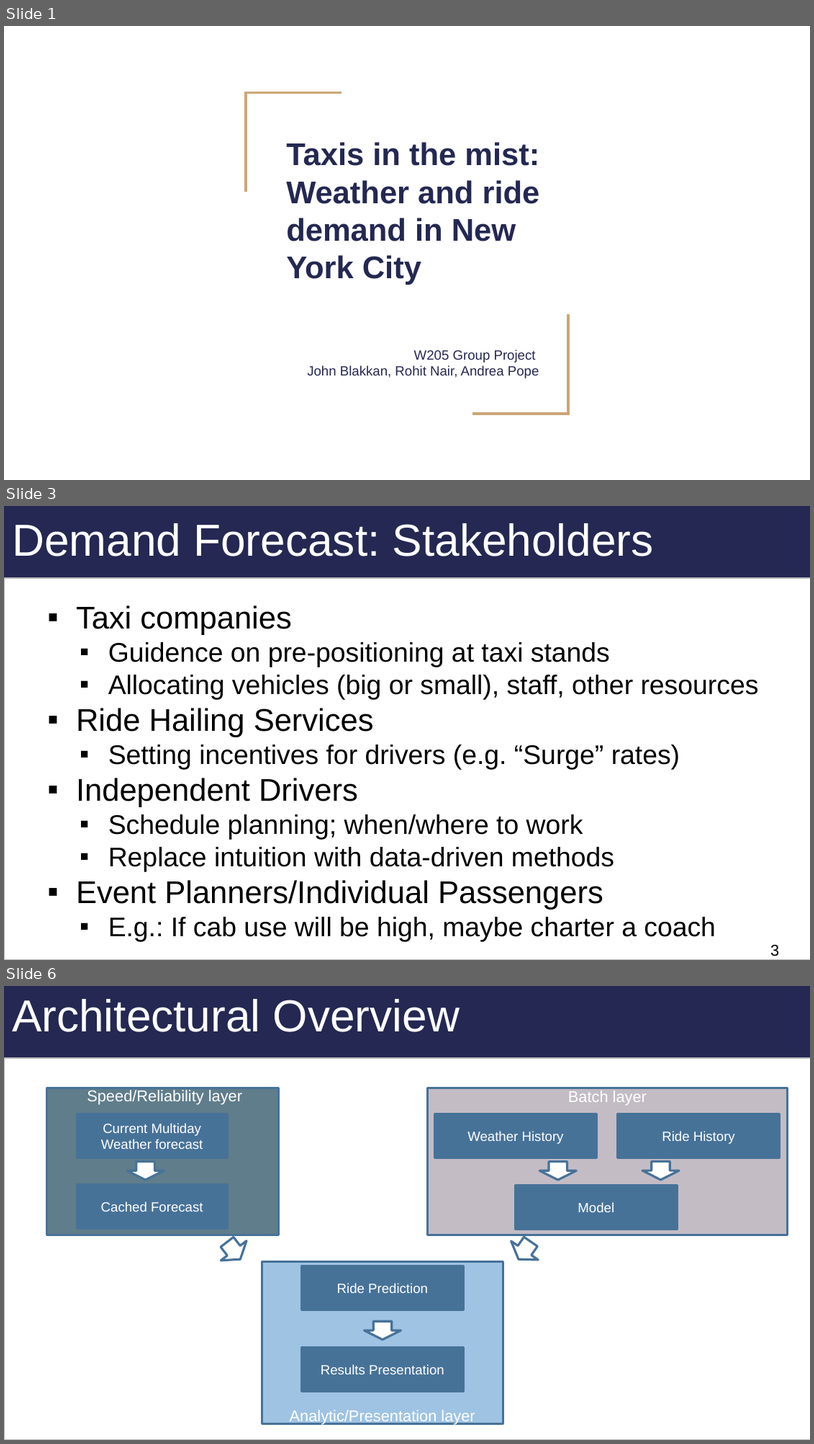
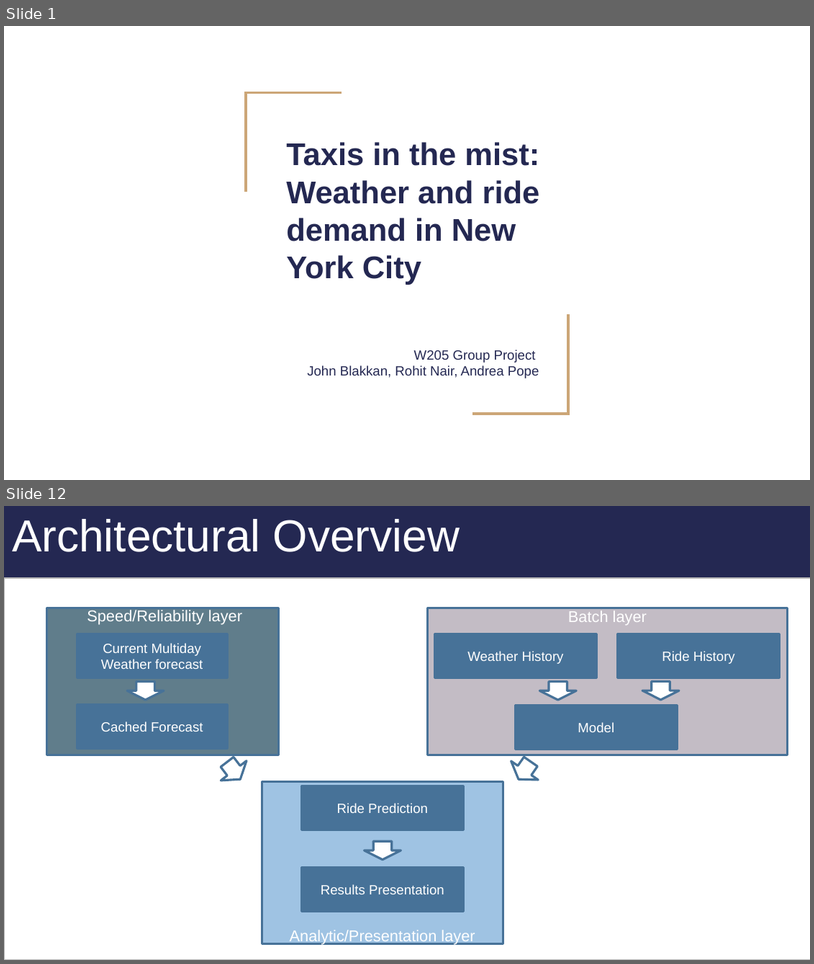
Before and after one commit to blakkan/CabStuff, a slide deck: W205-TaxiNYC-FinalPresentation-JB-RN-AP.pptx. Shown one above the other, each under a label of ours: slides 1, 3 and 6 before the commit, slides 1 and 12 after it; the slides between them are not shown. The pictures are 814x1444 and 814x964 pixels, drawn with LibreOffice and Linux fonts; fonts in the diff are those of the drawing. Boxes give left, top, right and bottom in pixels: in the first picture for what was removed or moved away, otherwise in the second. Text is boxed around its words. In the diff, an @@ line names an element or a change of style, - is before the commit and + after.

```diff
--- a/W205-TaxiNYC-FinalPresentation-JB-RN-AP.pptx
+++ b/W205-TaxiNYC-FinalPresentation-JB-RN-AP.pptx
@@ slide 3 removed at (4, 506, 810, 960), background gradient #B7B7B7 to #C2D8F5 to #E1EBF9; not listed: 1 template element that a slide beside it also shows @@
@@ title removed at (12, 523, 654, 556) @@
-Demand Forecast: Stakeholders
@@ rectangle removed at (5, 578, 810, 959) @@
@@ text removed at (76, 605, 759, 942) @@
-▪ Taxi companies
-  ▪ Guidence on pre-positioning at taxi stands
-  ▪ Allocating vehicles (big or small), staff, other resources
-▪ Ride Hailing Services
-  ▪ Setting incentives for drivers (e.g. “Surge” rates)
-▪ Independent Drivers
-  ▪ Schedule planning; when/where to work
-  ▪ Replace intuition with data-driven methods
-▪ Event Planners/Individual Passengers
-  ▪ E.g.: If cab use will be high, maybe charter a coach
@@ page number removed at (771, 944, 779, 956) @@
-3
@@ what was slide 6 is now slide 12 @@
```
Also in this commit, not shown: 6 slides changed, 5 slides added, 5 other slides removed.
